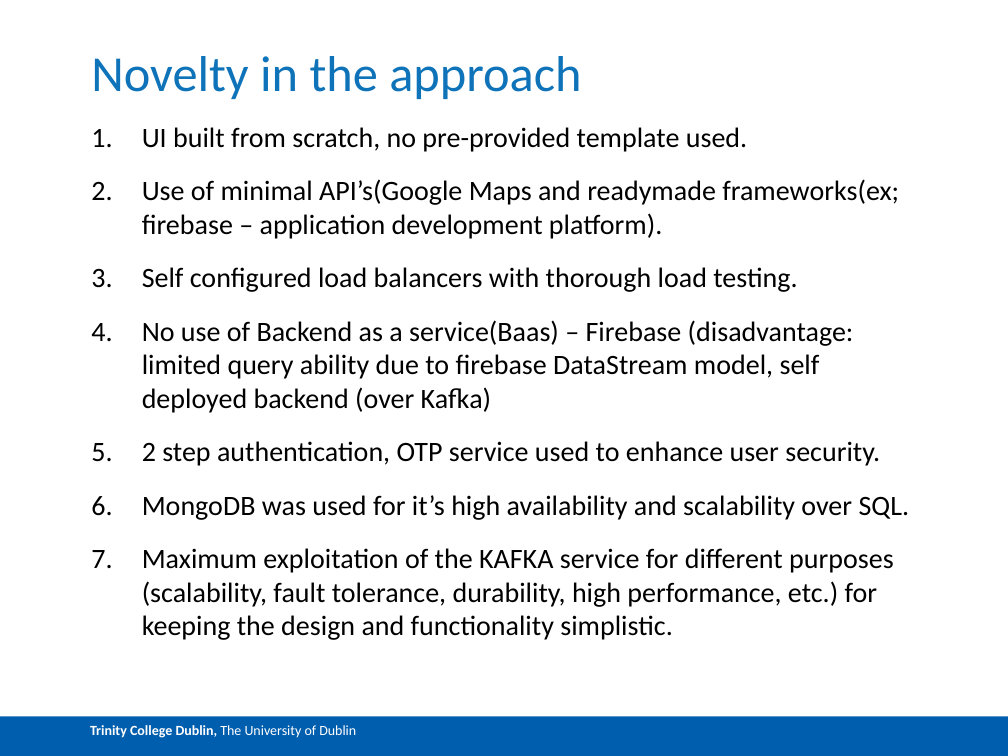
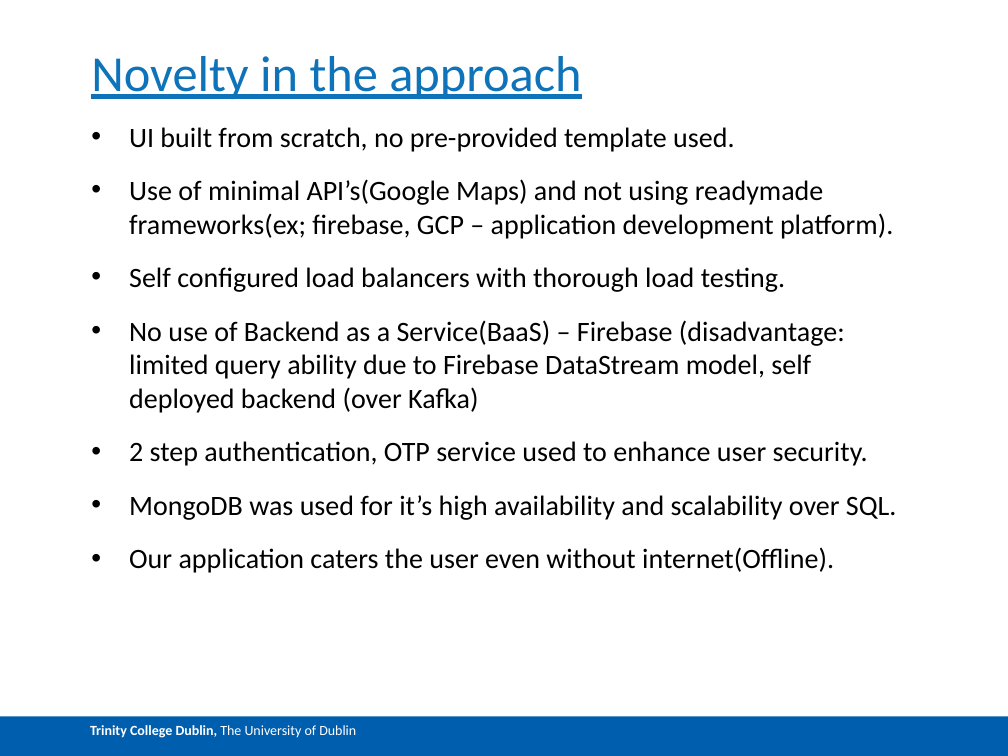
Before and after one commit to ppkkll/LoginPage, a slide deck: slide 10 of Documents/ASE Demo Group 9.pptx. Drawn at 1008x756 pixels with LibreOffice and Linux fonts; fonts in the diff are those of the drawing. Boxes give left, top, right and bottom in pixels: in the first picture for what was removed or moved away, otherwise in the second. Text is boxed around its words. In the diff, an @@ line names an element or a change of style, - is before the commit and + after.

Commit message:
Final ppt

```diff
--- a/Documents/ASE Demo Group 9.pptx
+++ b/Documents/ASE Demo Group 9.pptx
@@ title "Novelty in the approach" at box(91, 56, 581, 99): underline on @@
@@ text at box(129, 127, 897, 520): bullet 1. to • @@
@@ text at box(129, 179, 893, 239): text changed @@
-2. Use of minimal API’s(Google Maps and readymade frameworks(ex; firebase – application development platform).
+• Use of minimal API’s(Google Maps) and not using readymade frameworks(ex; firebase, GCP – application development platform).
@@ text at box(129, 320, 845, 413): text changed @@
-4. No use of Backend as a service(Baas) – Firebase (disadvantage: limited query ability due to firebase DataStream model, self deployed backend (over Kafka)
+• No use of Backend as a Service(BaaS) – Firebase (disadvantage: limited query ability due to Firebase DataStream model, self deployed backend (over Kafka)
@@ text at box(129, 547, 834, 573): text changed @@
-7. Maximum exploitation of the KAFKA service for different purposes (scalability, fault tolerance, durability, high performance, etc.) for keeping the design and functionality simplistic.
+• Our application caters the user even without internet(Offline).
```
Also in this commit, not shown: 8 other slides changed, 2 slides added, 1 slide removed.
